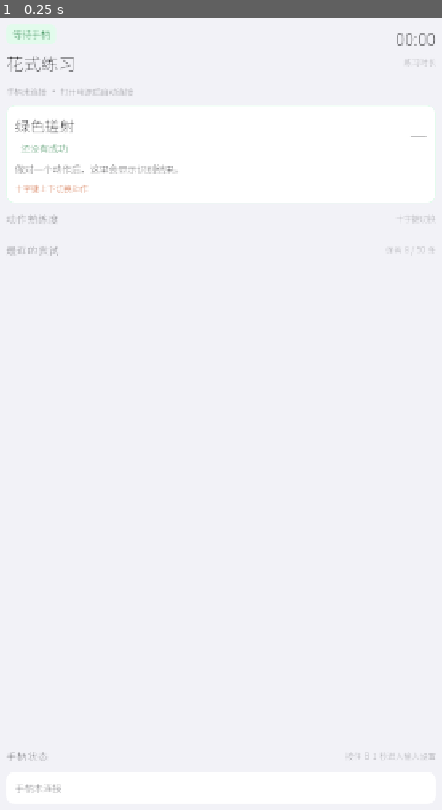
Above: before the commit, frame 1.
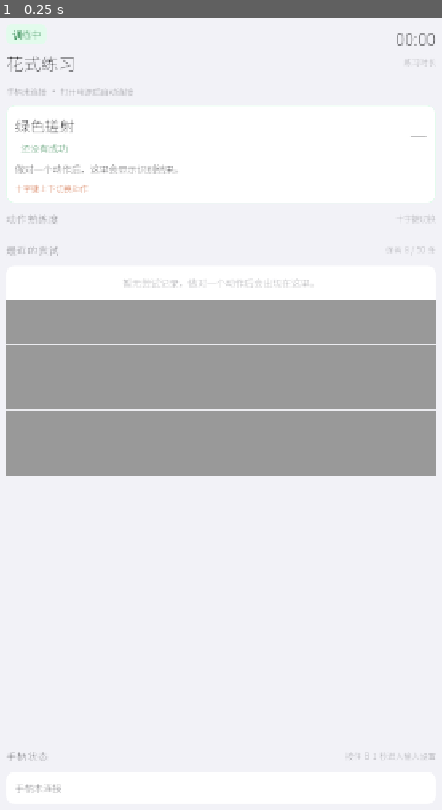
Above: after the commit, the same moment.

Repository: romejiang/fifa-trainer
Game: Godot game, scene res://src/ui/main.tscn
Two runs of this game, one before a commit and one after it. Both use one fixed random seed, a clock stepped at 60 frames per second and the inputs below.
Inputs:
- Up to frame 1 (0.25 s): no input

The runs differ from the first frame. In frame 1, 21% of the frame differs, in the area x 1-99%, y 1-58%.

Commit message:
feat(05-08): 英雄卡/熟练度/最近尝试/手柄状态 + 十字键聚焦
- HomeScreen 每帧全量 drain pop_outcomes()，先写 InputLog.outcome 再刷新显示
- 英雄卡显示聚焦动作最近一次判定（成功 detail / 失败 message / ms）
- 5 行动作熟练度：名称、成功/尝试、hits/10 进度条、最近 ms
- 最近尝试最多 8 条（AttemptLog 同 seq 去重，超出丢最旧）
- 十字键上下切换聚焦；B 按住 1 秒回输入设置页

Diff:
--- a/mobile/src/ui/home_screen.gd
+++ b/mobile/src/ui/home_screen.gd
@@ -25,7 +25,8 @@
 const ATTEMPT_LIMIT := 8
 ## 熟练度进度条的目标次数（设计稿的 10 次目标）。
 const SKILL_TARGET := 10
-## 十字键上下的 canonical 名称与 Godot 按钮枚举一一对应。
+## 摇杆低于这个幅度算「回中」；与引擎的 IDLE_STICK 同值，便于人读。
+const STICK_CENTERED := 0.20
 const KEY_DPAD_UP := JoyButton.JOY_BUTTON_DPAD_UP
 const KEY_DPAD_DOWN := JoyButton.JOY_BUTTON_DPAD_DOWN
 
@@ -38,6 +39,7 @@
 const COLOR_ACCENT := Color("#007AFF")
 const COLOR_GREEN_DEEP := Color("#068A36")
 const COLOR_ORANGE := Color("#C2410C")
+const COLOR_ROW_FOCUS := Color("#F3F8FF")
 
 @onready var _status_text: Label = %StatusText
 @onready var _title: Label = %Title
@@ -64,10 +66,61 @@
 var _accum: float = 0.0
 ## 上一次写进 `%Timer` 的整串文本；相同就跳过赋值。
 var _last_timer_text: String = ""
+## 当前聚焦的动作下标（只影响显示，不影响判定）。
+var _focused: int = 0
+## 最近的尝试环形缓冲：同一 `seq` 只进一次，超过 8 条丢最旧。
+var _log := AttemptLog.new()
+
+# 逐行动作的节点引用：只建一次，之后只改文本与样式，避免 10 Hz 反复增删节点。
+var _skill_rows: Array[PanelContainer] = []
+var _skill_names: Array[Label] = []
+var _skill_ratios: Array[Label] = []
+var _skill_recents: Array[Label] = []
+var _skill_bars: Array[ProgressBar] = []
+var _skill_styles: Array[StyleBoxFlat] = []
+var _skill_focus_styles: Array[StyleBoxFlat] = []
+
+# 最近尝试的固定 8 行。空列表时显示一行占位文案。
+var _attempt_rows: Array[PanelContainer] = []
+var _attempt_times: Array[Label] = []
+var _attempt_names: Array[Label] = []
+var _attempt_ms: Array[Label] = []
+var _attempt_empty: Label = null
+
+
+## 最近尝试的环形缓冲。独立成内部类是为了让「8 条上限 + 同 seq 去重」可以在
+## 无头套件里直接构造断言，不需要实例化整个 Control。
+class AttemptLog:
+	extends RefCounted
+
+	const LIMIT := 8
+
+	var rows: Array[Dictionary] = []
+	var shown_seq: int = 0
+
+	## 新结果插到最前；`seq` 不大于已显示的最大值就整条丢弃。
+	func push(outcome: Outcome, stamp: String) -> bool:
+		if outcome == null or outcome.seq <= shown_seq:
+			return false
+		shown_seq = outcome.seq
+		rows.push_front({
+			"time": stamp,
+			"skill": outcome.skill_name,
+			"ms": outcome.elapsed_ms,
+			"ok": outcome.ok,
+			"code": outcome.code,
+		})
+		while rows.size() > LIMIT:
+			rows.pop_back()
+		return true
+
+	func clear() -> void:
+		rows.clear()
+		shown_seq = 0
 
 
 func _ready() -> void:
-	pass
+	_build_attempt_rows()
 
 
 ## 依赖唯一入口。组合根进入练习时调用；本屏不读设备、不推进判定。
@@ -76,13 +129,19 @@
 	_layout = p_layout
 	_buffer = p_buffer
 	_elapsed = 0.0
+	_focused = 0
+	_last_timer_text = ""
 	# 让第一次 `_process` 立刻刷新，而不是先空等 0.1 秒。
 	_accum = REFRESH_SECONDS
 	_title.text = "花式练习"
 	_status_text.text = "训练中"
+	_build_skill_rows()
 	_refresh_header()
+	_refresh_timer()
+	_refresh_hero()
+	_refresh_skills()
+	_refresh_attempts()
 	_refresh_pad()
-	_refresh_timer()
 
 
 func _process(delta: float) -> void:
@@ -90,18 +149,59 @@
 		return
 	_elapsed += delta
 	_refresh_timer()
+	if _runtime == null:
+		return
+	# 全量 drain：本帧有几条就处理几条。日志必须写在刷新显示**之前** ——
+	# 列表只显示最近 8 条，日志要留下每一条。本循环是全项目唯一的 drain 点。
+	var outcomes: Array[Outcome] = _runtime.pop_outcomes()
+	for outcome in outcomes:
+		InputLog.outcome(Time.get_ticks_msec(), outcome.skill_name, outcome.ok,
+			outcome.code, outcome.elapsed_ms, outcome.seq, outcome.measured)
+		_log.push(outcome, Time.get_time_string_from_system())
+	if not outcomes.is_empty():
+		_refresh_hero()
+		_refresh_attempts()
 	_accum += delta
 	if _accum < REFRESH_SECONDS:
 		return
 	_accum = 0.0
 	_refresh_header()
+	_refresh_skills()
+	_refresh_attempts()
 	_refresh_pad()
+
+
+## 十字键上下切换聚焦动作。返回 true 表示本键被本屏消费（组合根不再转发）。
+## 只影响显示：切换聚焦不会 reset / abandon 任何检测器。
+func handle_button(index: int) -> bool:
+	if _runtime == null:
+		return false
+	var count := _runtime.active_skills().size()
+	if count <= 0:
+		return false
+	if index == KEY_DPAD_UP:
+		_set_focus(next_focus(_focused, count, -1))
+		return true
+	if index == KEY_DPAD_DOWN:
+		_set_focus(next_focus(_focused, count, 1))
+		return true
+	return false
+
+
+func _set_focus(value: int) -> void:
+	if value == _focused:
+		return
+	_focused = value
+	_apply_skill_focus()
+	_refresh_hero()
 
 
 ## 顶部设备行与状态 pill：布局 + 连接状态决定，不读设备名。
 func _refresh_header() -> void:
 	var connected := _buffer != null and _buffer.device >= 0
 	_status_text.text = "训练中" if connected else "等待手柄"
+	_status_text.add_theme_color_override("font_color",
+		COLOR_GREEN_DEEP if connected else COLOR_TEXT_2)
 	_device.text = device_line(_layout, connected)
 
 
@@ -111,6 +211,67 @@
 		return
 	_last_timer_text = text
 	_timer.text = text
+
+
+## 英雄卡显示**当前聚焦动作**最近一次判定；同一 `seq` 不会重复进入列表。
+func _refresh_hero() -> void:
+	var active := _runtime.active_skills() if _runtime != null else []
+	if active.is_empty():
+		_hero_name.text = "等待动作"
+		_hero_en.text = ""
+		_hero_state.text = "还没有成功"
+		_hero_state.add_theme_color_override("font_color", COLOR_TEXT_2)
+		_hero_ms.text = "—"
+		_hero_tip.text = "配置里没有启用的动作。"
+		_hero_hint.text = "十字键上下切换动作"
+		return
+	_focused = clampi(_focused, 0, active.size() - 1)
+	var skill: Skill = active[_focused].skill
+	var outcome: Outcome = active[_focused].last_outcome
+	var parts := split_name(skill.name)
+	_hero_name.text = parts[0]
+	_hero_en.text = parts[1]
+	_hero_state.text = hero_state_text(outcome)
+	_hero_state.add_theme_color_override("font_color", _hero_state_color(outcome))
+	_hero_ms.text = hero_ms_text(outcome)
+	_hero_tip.text = hero_tip_text(outcome)
+	_hero_hint.text = hint_for(skill, _layout)
+
+
+## 5 行动作熟练度：名称、成功/尝试、进度条 hits/10、最近一次 ms。
+func _refresh_skills() -> void:
+	if _runtime == null:
+		return
+	var active := _runtime.active_skills()
+	_build_skill_rows()
+	for index in active.size():
+		var item: ActiveSkill = active[index]
+		var parts := split_name(item.skill.name)
+		_skill_names[index].text = parts[0]
+		_skill_ratios[index].text = skill_ratio_text(item.hits, item.attempts)
+		_skill_bars[index].value = float(progress_value(item.hits))
+		var outcome: Outcome = item.last_outcome
+		if outcome == null:
+			_skill_recents[index].text = "—"
+			_skill_recents[index].add_theme_color_override("font_color", COLOR_TEXT_3)
+		else:
+			_skill_recents[index].text = "%d ms" % int(round(outcome.elapsed_ms))
+			_skill_recents[index].add_theme_color_override("font_color",
+				COLOR_GREEN_DEEP if outcome.ok else COLOR_TEXT_3)
+	_apply_skill_focus()
+
+
+## 最近 8 条尝试：时间、动作名、ms。不足 8 条时隐藏多余行并显示占位文案。
+func _refresh_attempts() -> void:
+	var count := mini(_log.rows.size(), _attempt_rows.size())
+	for index in _attempt_rows.size():
+		_attempt_rows[index].visible = index < count
+	for index in count:
+		var entry: Dictionary = _log.rows[index]
+		_attempt_times[index].text = String(entry.get("time", ""))
+		_attempt_names[index].text = split_name(String(entry.get("skill", "")))[0]
+		_attempt_ms[index].text = "%d ms" % int(round(float(entry.get("ms", 0.0))))
+	_attempt_empty.visible = count == 0
 
 
 ## 底部手柄状态卡：左/右摇杆当前原始值与连接状态。
@@ -122,6 +283,153 @@
 		ls = Vector2(_buffer.axis_value(0), _buffer.axis_value(1))
 		rs = Vector2(_buffer.axis_value(2), _buffer.axis_value(3))
 	_pad_text.text = pad_text(connected, ls, rs)
+
+
+## 建一次 5 行（按运行时实际动作数）；少建多补，不重复清空重排。
+func _build_skill_rows() -> void:
+	var count := _runtime.active_skills().size() if _runtime != null else 0
+	if _skill_rows.size() == count:
+		return
+	for row in _skill_rows:
+		row.queue_free()
+	_skill_rows.clear()
+	_skill_names.clear()
+	_skill_ratios.clear()
+	_skill_recents.clear()
+	_skill_bars.clear()
+	_skill_styles.clear()
+	_skill_focus_styles.clear()
+	for index in count:
+		var panel := PanelContainer.new()
+		var normal := _row_style(false, index == 0, index == count - 1)
+		var focus := _row_style(true, index == 0, index == count - 1)
+		panel.add_theme_stylebox_override("panel", normal)
+		var box := HBoxContainer.new()
+		box.add_theme_constant_override("separation", 10)
+		var main := VBoxContainer.new()
+		main.size_flags_horizontal = Control.SIZE_EXPAND_FILL
+		main.add_theme_constant_override("separation", 5)
+		var name_label := Label.new()
+		name_label.add_theme_font_size_override("font_size", 15)
+		name_label.add_theme_color_override("font_color", COLOR_TEXT)
+		name_label.text_overrun_behavior = TextServer.OVERRUN_TRIM_ELLIPSIS
+		var bar := ProgressBar.new()
+		bar.custom_minimum_size = Vector2(0, 8)
+		bar.max_value = float(SKILL_TARGET)
+		bar.show_percentage = false
+		bar.add_theme_stylebox_override("background", _bar_style(Color("#E7ECE9")))
+		bar.add_theme_stylebox_override("fill", _bar_style(Color("#00B84D")))
+		var side := VBoxContainer.new()
+		side.custom_minimum_size = Vector2(72, 0)
+		side.add_theme_constant_override("separation", 1)
+		var ratio := Label.new()
+		ratio.add_theme_font_size_override("font_size", 15)
+		ratio.add_theme_color_override("font_color", COLOR_TEXT)
+		ratio.horizontal_alignment = HORIZONTAL_ALIGNMENT_RIGHT
+		var recent := Label.new()
+		recent.add_theme_font_size_override("font_size", 13)
+		recent.add_theme_color_override("font_color", COLOR_TEXT_3)
+		recent.horizontal_alignment = HORIZONTAL_ALIGNMENT_RIGHT
+		main.add_child(name_label)
+		main.add_child(bar)
+		side.add_child(ratio)
+		side.add_child(recent)
+		box.add_child(main)
+		box.add_child(side)
+		panel.add_child(box)
+		_skills.add_child(panel)
+		_skill_rows.append(panel)
+		_skill_names.append(name_label)
+		_skill_ratios.append(ratio)
+		_skill_recents.append(recent)
+		_skill_bars.append(bar)
+		_skill_styles.append(normal)
+		_skill_focus_styles.append(focus)
+
+
+func _apply_skill_focus() -> void:
+	for index in _skill_rows.size():
+		var style := _skill_focus_styles[index] if index == _focused else _skill_styles[index]
+		_skill_rows[index].add_theme_stylebox_override("panel", style)
+
+
+## 最近尝试的 8 行固定节点；空列表的占位文案也在这里建。
+func _build_attempt_rows() -> void:
+	if not _attempt_rows.is_empty():
+		return
+	_attempt_empty = Label.new()
+	_attempt_empty.add_theme_font_size_override("font_size", 15)
+	_attempt_empty.add_theme_color_override("font_color", COLOR_TEXT_3)
+	_attempt_empty.text = "暂无尝试记录，做对一个动作后会出现在这里。"
+	_attempt_empty.horizontal_alignment = HORIZONTAL_ALIGNMENT_CENTER
+	_attempt_empty.custom_minimum_size = Vector2(0, 56)
+	_attempt_empty.vertical_alignment = VERTICAL_ALIGNMENT_CENTER
+	_attempts.add_child(_attempt_empty)
+	for index in ATTEMPT_LIMIT:
+		var panel := PanelContainer.new()
+		panel.add_theme_stylebox_override("panel", _attempt_style(index == ATTEMPT_LIMIT - 1))
+		var row := HBoxContainer.new()
+		row.add_theme_constant_override("separation", 10)
+		var stamp := Label.new()
+		stamp.add_theme_font_size_override("font_size", 13)
+		stamp.add_theme_color_override("font_color", COLOR_TEXT_3)
+		stamp.custom_minimum_size = Vector2(84, 0)
+		var name_label := Label.new()
+		name_label.add_theme_font_size_override("font_size", 15)
+		name_label.add_theme_color_override("font_color", COLOR_TEXT)
+		name_label.size_flags_horizontal = Control.SIZE_EXPAND_FILL
+		name_label.text_overrun_behavior = TextServer.OVERRUN_TRIM_ELLIPSIS
+		var ms := Label.new()
+		ms.add_theme_font_size_override("font_size", 15)
+		ms.add_theme_color_override("font_color", COLOR_TEXT)
+		ms.horizontal_alignment = HORIZONTAL_ALIGNMENT_RIGHT
+		row.add_child(stamp)
+		row.add_child(name_label)
+		row.add_child(ms)
+		panel.add_child(row)
+		_attempts.add_child(panel)
+		_attempt_rows.append(panel)
+		_attempt_times.append(stamp)
+		_attempt_names.append(name_label)
+		_attempt_ms.append(ms)
+
+
+func _row_style(focused: bool, first: bool, last: bool) -> StyleBoxFlat:
+	var style := StyleBoxFlat.new()
+	style.bg_color = COLOR_ROW_FOCUS if focused else Color(0, 0, 0, 0)
+	style.content_margin_left = 12.0
+	style.content_margin_right = 12.0
+	style.content_margin_top = 7.0
+	style.content_margin_bottom = 7.0
+	if not first:
+		style.border_width_top = 1
+		style.border_color = Color("#ECECF0")
+	return style
+
+
+func _attempt_style(last: bool) -> StyleBoxFlat:
+	var style := StyleBoxFlat.new()
+	style.content_margin_left = 12.0
+	style.content_margin_right = 12.0
+	style.content_margin_top = 4.0
+	style.content_margin_bottom = 4.0
+	if not last:
+		style.border_width_bottom = 1
+		style.border_color = Color("#ECECF0")
+	return style
+
+
+func _bar_style(color: Color) -> StyleBoxFlat:
+	var style := StyleBoxFlat.new()
+	style.bg_color = color
+	style.set_corner_radius_all(4)
+	return style
+
+
+func _hero_state_color(outcome: Outcome) -> Color:
+	if outcome == null:
+		return COLOR_TEXT_2
+	return COLOR_SUCCESS if outcome.ok else COLOR_FAILURE
 
 
 ## 秒数 → `MM:SS`。超过 99 分钟只保留分钟位（练习不会那么久）。
@@ -149,6 +457,96 @@
 static func pad_text(connected: bool, ls: Vector2, rs: Vector2) -> String:
 	if not connected:
 		return "手柄未连接"
-	var ls_state := "回中" if ls.length() < 0.2 else "%.2f / %.2f" % [ls.x, ls.y]
-	var rs_state := "回中" if rs.length() < 0.2 else "%.2f / %.2f" % [rs.x, rs.y]
+	var ls_state := "回中" if ls.length() < STICK_CENTERED else "%.2f / %.2f" % [ls.x, ls.y]
+	var rs_state := "回中" if rs.length() < STICK_CENTERED else "%.2f / %.2f" % [rs.x, rs.y]
 	return "手柄已连接　左摇杆 %s　右摇杆 %s" % [ls_state, rs_state]
+
+
+## 配置里的动作名是「中文 English」一个字符串；英雄卡与列表要分开显示。
+## 没有空格时第二段为空串，绝不把整串塞进英文位。
+static func split_name(full: String) -> Array[String]:
+	var trimmed := full.strip_edges()
+	var cut := trimmed.find(" ")
+	if cut < 0:
+		var only: Array[String] = [trimmed, ""]
+		return only
+	var parts: Array[String] = [trimmed.substr(0, cut), trimmed.substr(cut + 1).strip_edges()]
+	return parts
+
+
+## 英雄卡状态文案。null = 这个动作还没有任何判定。
+static func hero_state_text(outcome: Outcome) -> String:
+	if outcome == null:
+		return "还没有成功"
+	return "做对了" if outcome.ok else "没做对"
+
+
+## 英雄卡毫秒位。null 显示破折号，不显示 0 ms。
+static func hero_ms_text(outcome: Outcome) -> String:
+	if outcome == null:
+		return "—"
+	return "%d ms" % int(round(outcome.elapsed_ms))
+
+
+## 英雄卡提示行：成功用检测器给的 detail，失败用检测器的 message，本屏不重拼。
+static func hero_tip_text(outcome: Outcome) -> String:
+	if outcome == null:
+		return "这个动作还没有成功记录。"
+	if outcome.ok:
+		return outcome.detail if not outcome.detail.is_empty() else "动作识别成功。"
+	return outcome.message if not outcome.message.is_empty() else "没做对，再来一次。"
+
+
+## 熟练度右侧：成功 / 尝试。
+static func skill_ratio_text(hits: int, attempts: int) -> String:
+	return "%d / %d" % [maxi(0, hits), maxi(0, attempts)]
+
+
+## 进度条的值：成功次数，封顶 10。
+static func progress_value(hits: int) -> int:
+	return clampi(hits, 0, SKILL_TARGET)
+
+
+## 十字键焦点移动：上下各一格，到头停住（不回绕）。
+static func next_focus(current: int, count: int, step: int) -> int:
+	if count <= 0:
+		return 0
+	return clampi(current + step, 0, count - 1)
+
+
+## 动作提示行：种类决定一句话，修饰键按当前布局换键名。
+static func hint_for(skill: Skill, layout: StringName) -> String:
+	if skill == null:
+		return "十字键上下切换动作"
+	var modifier := ""
+	if not skill.required_buttons.is_empty():
+		modifier = "按住 %s，" % button_label(skill.required_buttons[0], layout)
+	match skill.kind:
+		&"taps":
+			return modifier + "连按两下 X；十字键切换动作"
+		&"arc":
+			return "推右摇杆画弧；左摇杆定朝向"
+		&"sequence":
+			return modifier + "按顺序推右摇杆；左摇杆定朝向"
+	return "十字键上下切换动作"
+
+
+## 配置里的按钮 canonical 名在两种布局下的用户文案。
+static func button_label(name: String, layout: StringName) -> String:
+	if layout == &"playstation":
+		match name:
+			"LB":
+				return "L1"
+			"RB":
+				return "R1"
+			"LT":
+				return "L2"
+			"RT":
+				return "R2"
+		return name
+	match name:
+		"L1":
+			return "LB"
+		"R1":
+			return "RB"
+	return name
--- a/mobile/src/ui/main.gd
+++ b/mobile/src/ui/main.gd
@@ -187,7 +187,8 @@
 	_setup.call("setup", _sampler, _profile_store)
 
 
-## 实例化竖屏主界面进 `%Practice` 容器。**这里不调 `setup`**：进入练习的第一步才注入。
+## 实例化竖屏主界面 `HomeScreen` 进 `%Practice` 容器。**这里不调 `setup`**：
+## 进入练习的第一步才注入。
 func _build_home_screen() -> void:
 	_practice = HOME_SCENE.instantiate()
 	_practice_container.add_child(_practice)
